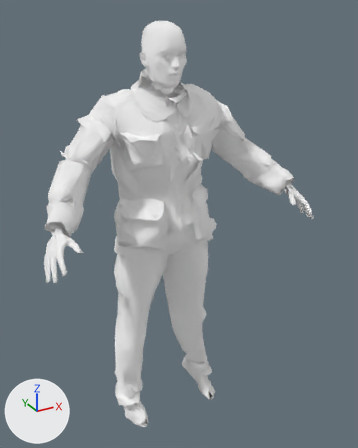
The glTF model public/models/crew/custom_m_medic.glb, before and after one commit.
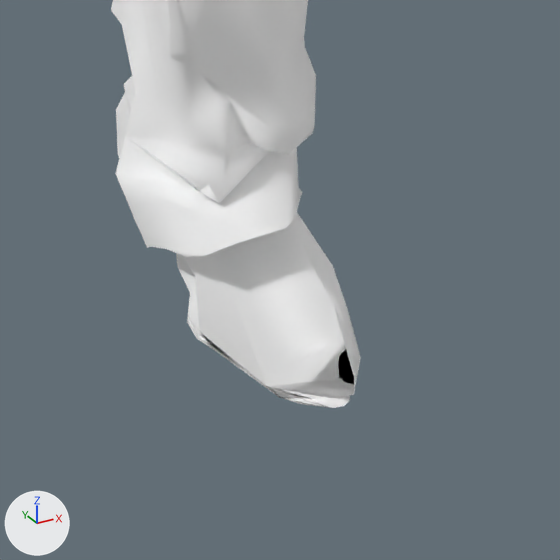
The first picture shows the older version from a 50 mm camera at (-0.9, -1.817, 1.809) aimed at (0.048, -0.093, 0.947). The close-ups show the older and then the newer version on the part from 28% to 49% of the width and 83% to 100% of the height of that picture. Only the edits that show in the close-ups are written down. Arrows for +X, +Y and +Z are at lower left; the lights stay in place. Vertices at exactly the same position are counted once.

Names of what the first close-up shows: 'cloth'.
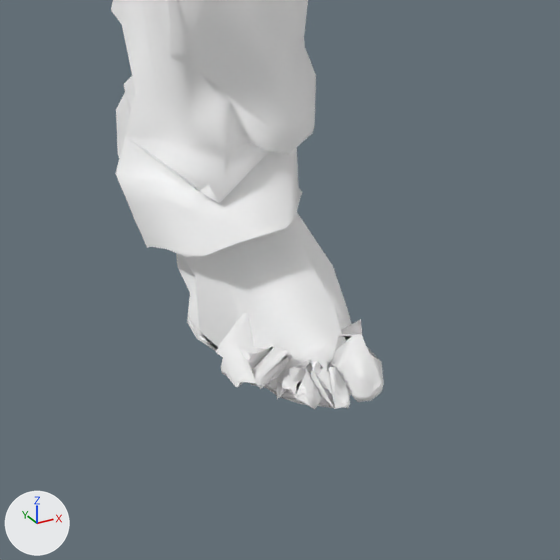
What the commit changed:
me_skin_body is used by ob_skin_body; location (0.0, 0.0, 0.0).
me_skin_body had 1193 vertices, 2200 faces and spanned x -0.588..0.588, y -0.38..0.026, z 0.951..1.611.
me_skin_body now has 5429 vertices, 10258 faces and spans x -0.588..0.588, y -0.38..0.092, z -0.01..1.61.
me_skin_body part 1: a new loose piece of 526 vertices spanning x -0.25..-0.075, y -0.219..0.038, z -0.01..0.6, in mat_skin (white #ffffff).
Other edits to the shape of me_skin_body do not show in these pictures.

Location of each change, [x1, y1, x2, y2] in pixels of the close-ups (560 x 560 px):
'skin_body', reshaped (not visible before)
    after: [216, 313, 384, 409]
